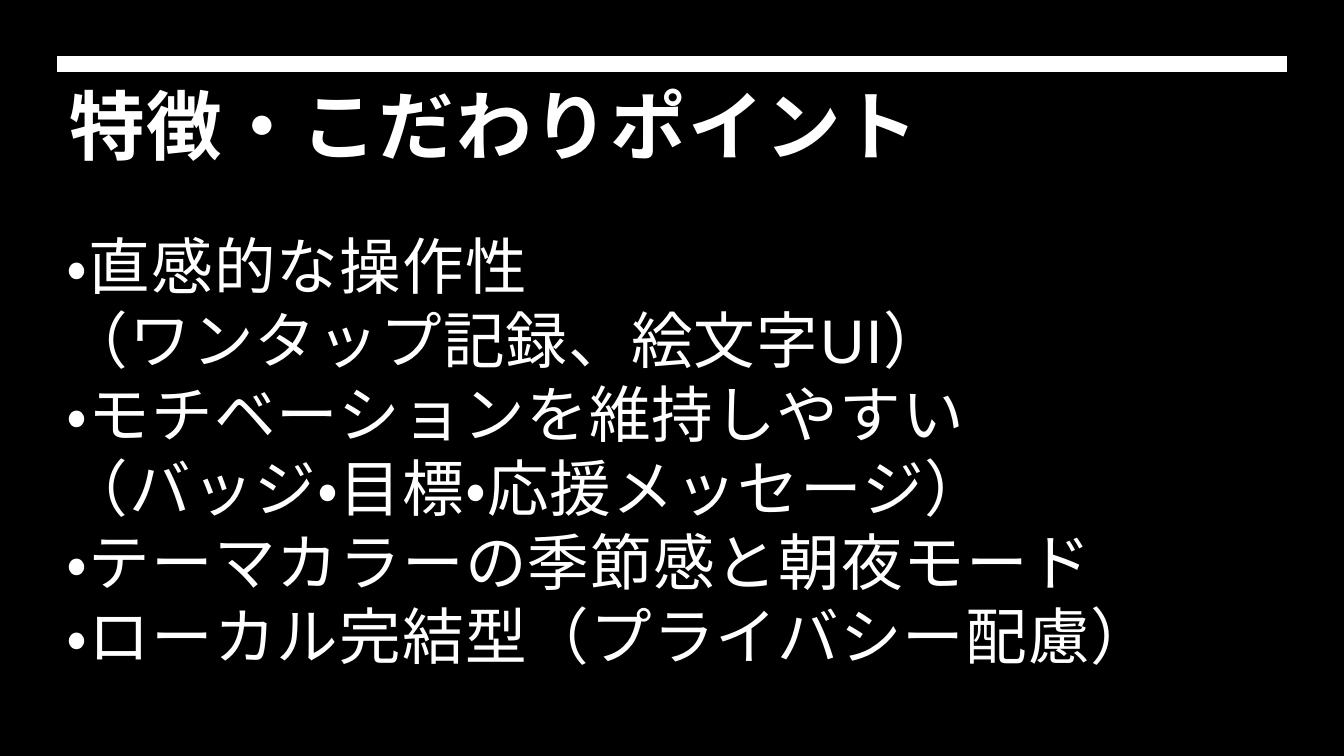
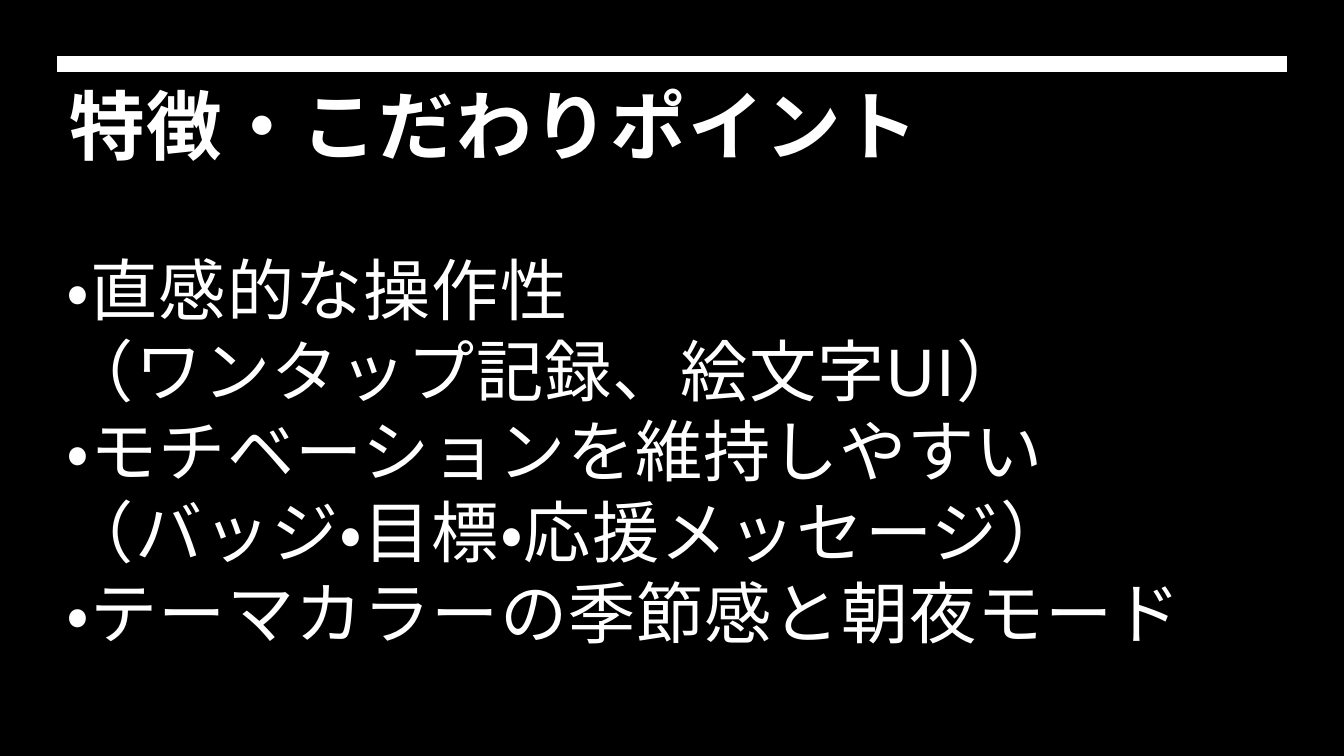
Before and after one commit to Haru62129/flutterapp, a slide deck: slide 7 of Flutter.pptx. Drawn at 1344x756 pixels with LibreOffice and Linux fonts; fonts in the diff are those of the drawing; background and template pictures are left out. Boxes give left, top, right and bottom in pixels: in the first picture for what was removed or moved away, otherwise in the second. Text is boxed around its words. In the diff, an @@ line names an element or a change of style, - is before the commit and + after.

Commit message:
最終確認
文面やデザインを調整しました。

```diff
--- a/Flutter.pptx
+++ b/Flutter.pptx
@@ text "・直感的な操作性": place and size @@
-text "・直感的な操作性" at box(67, 237, 1153, 665)
+text "・直感的な操作性" at box(67, 258, 1181, 644)
@@ text "・直感的な操作性" at box(67, 258, 1181, 644): size 44 to 48 pt @@
@@ text at box(67, 606, 1153, 665): paragraph removed @@
-・ローカル完結型（プライバシー配慮）
```
Also in this commit, not shown: 2 other slides changed.
